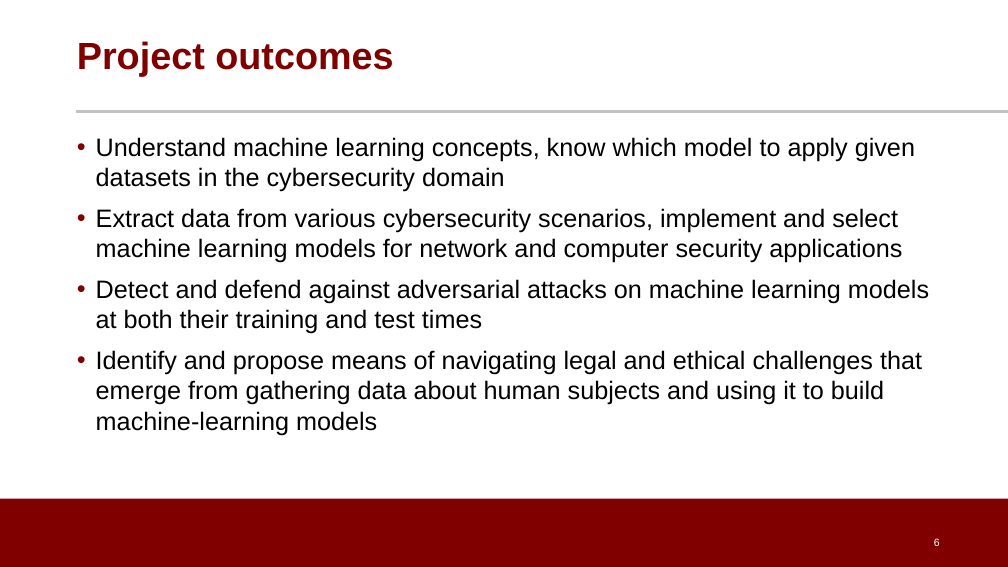
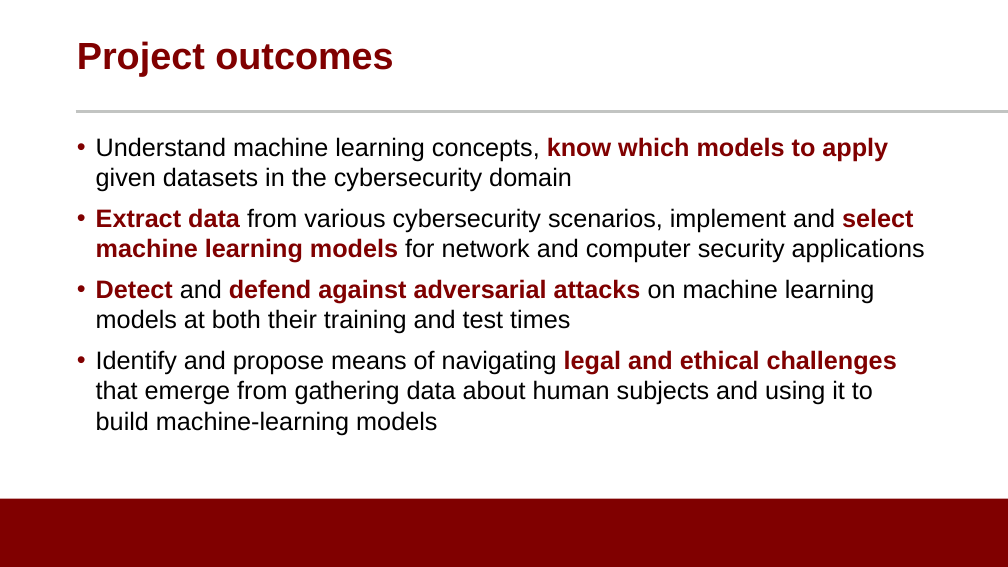
Before and after one commit to noise-lab/ML-Cybersecurity, a slide deck: slide 6 of module-0/ml4cybersec-premodule.pptx. Drawn at 1008x567 pixels with LibreOffice and Linux fonts; fonts in the diff are those of the drawing; background and template pictures are left out. Boxes give left, top, right and bottom in pixels: in the first picture for what was removed or moved away, otherwise in the second. Text is boxed around its words. In the diff, an @@ line names an element or a change of style, - is before the commit and + after.

Commit message:
most recent slides. Used for module 1 videos

```diff
--- a/module-0/ml4cybersec-premodule.pptx
+++ b/module-0/ml4cybersec-premodule.pptx
@@ text at box(96, 137, 888, 192): text changed @@
-• Understand machine learning concepts, know which model to apply given datasets in the cybersecurity domain
+• Understand machine learning concepts, know which models to apply given datasets in the cybersecurity domain
@@ text at box(96, 208, 925, 435): text colour #000000 to #800000, bold on in "Extract data select machine learning models", "Detect defend against adversarial attacks", "legal and ethical challenges" @@
@@ page number removed at box(934, 538, 940, 546) @@
-6
```
Also in this commit, not shown: 3 other files.
